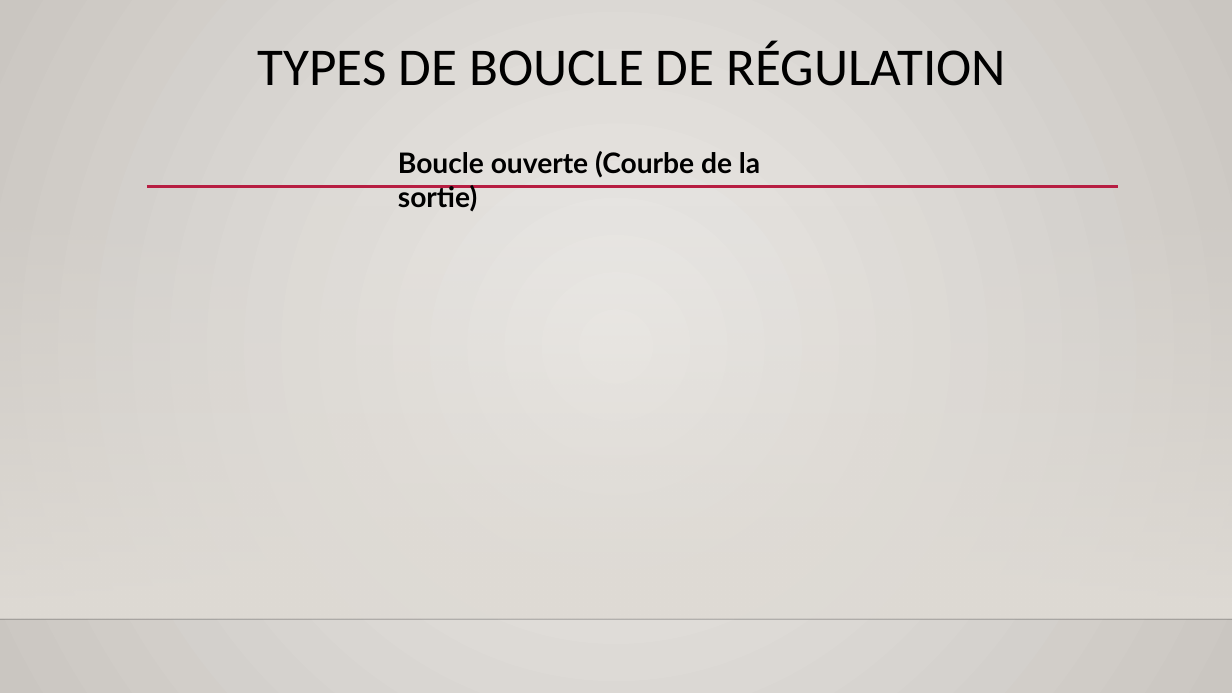
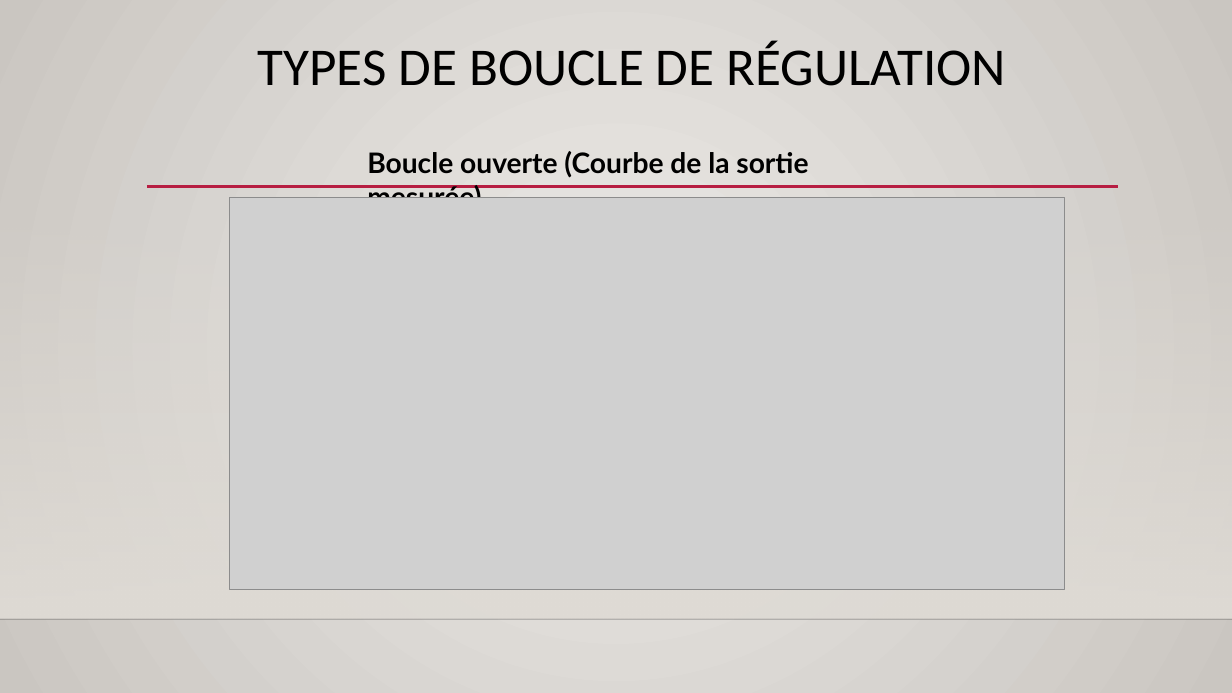
Before and after one commit to Aboudara/Document, a slide deck: slide 11 of Formation regulation.pptx. Drawn at 1232x693 pixels with LibreOffice and Linux fonts; fonts in the diff are those of the drawing; grey boxes stand for pictures; background and template pictures are left out. Boxes give left, top, right and bottom in pixels: in the first picture for what was removed or moved away, otherwise in the second. Text is boxed around its words. In the diff, an @@ line names an element or a change of style, - is before the commit and + after.

```diff
--- a/Formation regulation.pptx
+++ b/Formation regulation.pptx
@@ text at (x1=367, y1=151, x2=808, y2=198): text changed @@
-Boucle ouverte (Courbe de la sortie)
+Boucle ouverte (Courbe de la sortie mesurée)
@@ picture added at (x1=229, y1=197, x2=1065, y2=590) @@
```
Also in this commit, not shown: 24 slides added, 1 other file.
